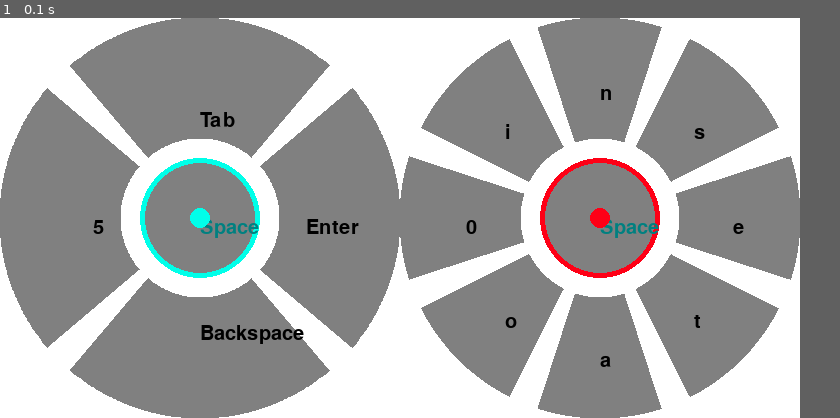
Above: before the commit, frame 1.
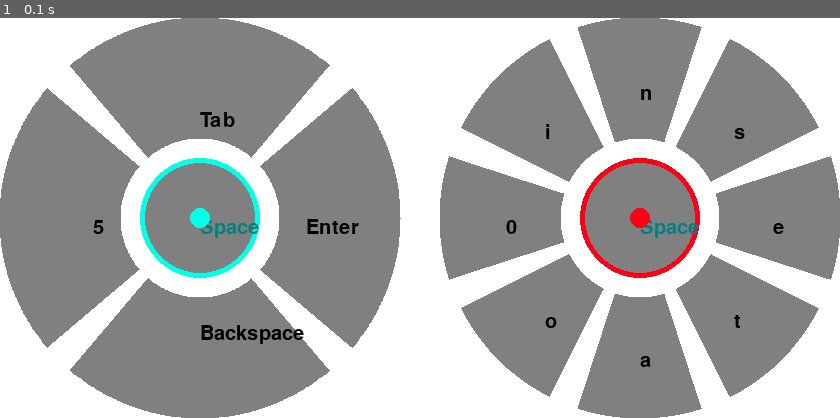
Above: after the commit, the same moment.

Repository: ciaranchen/joystick_inputs
Game: pygame game, started from main.py
The game is run twice, just before and just after one commit, with the same random seed, the same clock (stepped at 60 frames per second) and the same inputs.
Inputs:
- Up to frame 1 (0.1 s): no input
In our replay, the window is 800x400 before the commit and 840x400 after it. These sizes can differ from the game's own. Grey fills any space a smaller window leaves; there, only what the larger window draws over its background counts as a difference.

The runs differ from the first frame. In frame 1, 21% of the frame differs, in the area x 47-100%, y 0-100%.

Commit message:
add gui cube2circle.

Diff:
--- a/main.py
+++ b/main.py
@@ -32,9 +32,9 @@
         pygame.init()
         super().__init__()
         self.window_size = 400
-        self.screen = pygame.display.set_mode((self.window_size * 2, self.window_size),
-                                              pygame.NOFRAME | pygame.RESIZABLE)
+
         self.keyboard = Controller()
+        self.mouse_pressed = False
         self.start_pos = (0, 0)
 
         self.code_table = CodeTable()
@@ -42,6 +42,7 @@
 
         self.font = pygame.font.Font(None, 30)
         self.gui_config = {
+            'panel_gap': self.window_size / 10,
             'radius_gap': self.window_size / 20,
             'angle_gap': math.pi / 40,
             'l_radius': self.window_size / 2,
@@ -50,13 +51,22 @@
 
         self.gui_config['l_inner_radius'] = self.gui_config['l_radius'] * self.imc.arc_threshold
         self.gui_config['r_inner_radius'] = self.gui_config['r_radius'] * self.imc.arc_threshold
-        self.mouse_pressed = False
+
+        self.screen = pygame.display.set_mode(
+            (self.window_size * 2 + self.gui_config['panel_gap'], self.window_size),
+            pygame.NOFRAME | pygame.RESIZABLE)
         # Create layered window
         hwnd = pygame.display.get_wm_info()["window"]
         win32gui.SetWindowLong(hwnd, win32con.GWL_EXSTYLE,
                                win32gui.GetWindowLong(hwnd, win32con.GWL_EXSTYLE) | win32con.WS_EX_LAYERED)
         # Set window transparency color
         win32gui.SetLayeredWindowAttributes(hwnd, win32api.RGB(*fuchsia), 0, win32con.LWA_COLORKEY)
+
+    @staticmethod
+    def cube2circle(x, y):
+        nx = x * math.sqrt(1 - y * y / 2)
+        ny = y * math.sqrt(1 - x * x / 2)
+        return nx, ny
 
     def moveWin(self, coordinates):
         # the handle to the window
@@ -121,7 +131,7 @@
 
         self.screen.set_alpha(128)
         l_center = (self.window_size / 2, self.window_size / 2)
-        r_center = (self.window_size * 3 / 2, self.window_size / 2)
+        r_center = (self.window_size * 3 / 2 + self.gui_config['panel_gap'], self.window_size / 2)
 
         clock = pygame.time.Clock()
         joysticks = {}
@@ -181,9 +191,10 @@
                             self.gui_config['l_radius'],
                             self.gui_config['l_inner_radius'],
                             l_keys, self.gui_config['angle_gap'])
+            lnx, lny = self.cube2circle(self.lx, self.ly)
             pygame.draw.circle(self.screen, GuiStyle.l_handle_color,
-                               (l_center[0] + self.lx * self.gui_config['l_radius'],
-                                l_center[1] + self.ly * self.gui_config['l_radius']),
+                               (l_center[0] + lnx * self.gui_config['l_radius'],
+                                l_center[1] + lny * self.gui_config['l_radius']),
                                10)
 
             # draw Right Axis
@@ -193,9 +204,10 @@
                             self.gui_config['r_radius'],
                             self.gui_config['r_inner_radius'],
                             r_keys, self.gui_config['angle_gap'])
+            rnx, rny = self.cube2circle(self.rx, self.ry)
             pygame.draw.circle(self.screen, GuiStyle.r_handle_color,
-                               (r_center[0] + self.rx * self.gui_config['r_radius'],
-                                r_center[1] + self.ry * self.gui_config['r_radius']),
+                               (r_center[0] + rnx * self.gui_config['r_radius'],
+                                r_center[1] + rny * self.gui_config['r_radius']),
                                10)
 
             pygame.display.flip()
